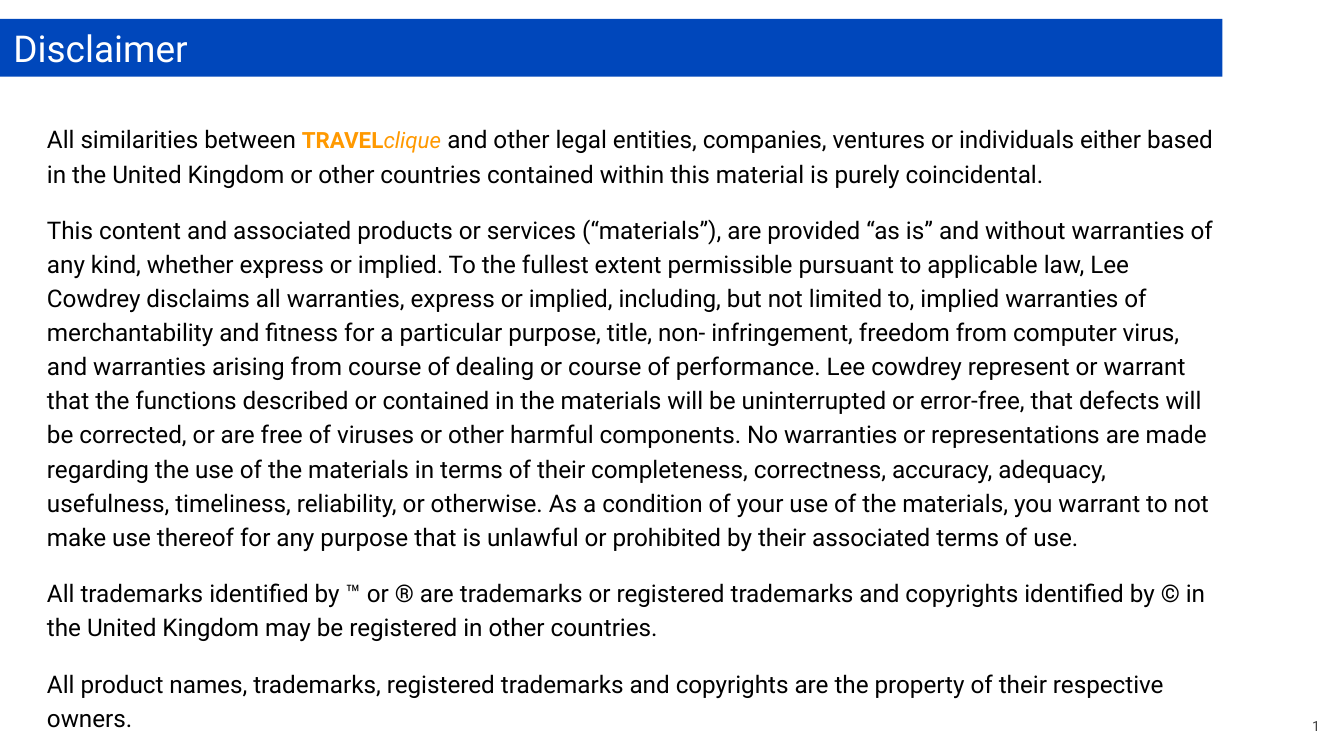
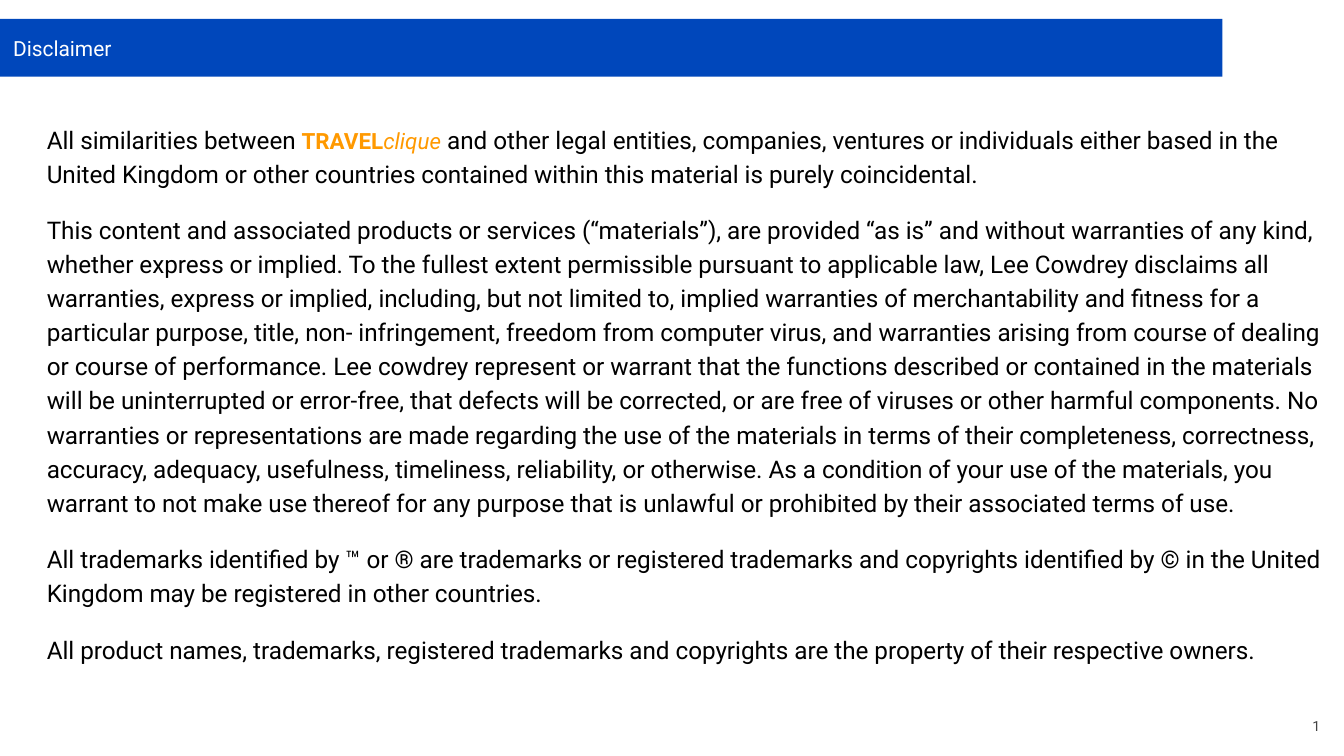
Before and after one commit to leecowdrey/Case-Study-Travel-Agency-Architecture, a slide deck: slide 1 of TRAVELclique Case Study.pptx. Drawn at 1344x756 pixels with LibreOffice and Linux fonts; fonts in the diff are those of the drawing. Boxes give left, top, right and bottom in pixels: in the first picture for what was removed or moved away, otherwise in the second. Text is boxed around its words. In the diff, an @@ line names an element or a change of style, - is before the commit and + after.

```diff
--- a/TRAVELclique Case Study.pptx
+++ b/TRAVELclique Case Study.pptx
@@ rectangle "Disclaimer" at [0,19,1223,77]: size 19.8 to 11.2 pt; title to rectangle @@
@@ text "All similarities between TRAVELclique and ..." at [47,130,1320,664]: line spacing 1.18 to 1.17 @@
```
Also in this commit, not shown: 11 other slides changed, 3 slides removed, 1 other file.
